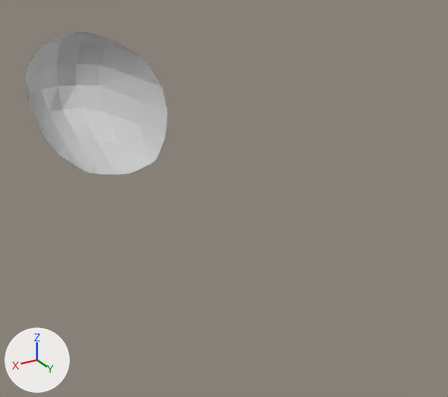
One commit to the Blender file blender/beam.blend: the scene before it, then after it.
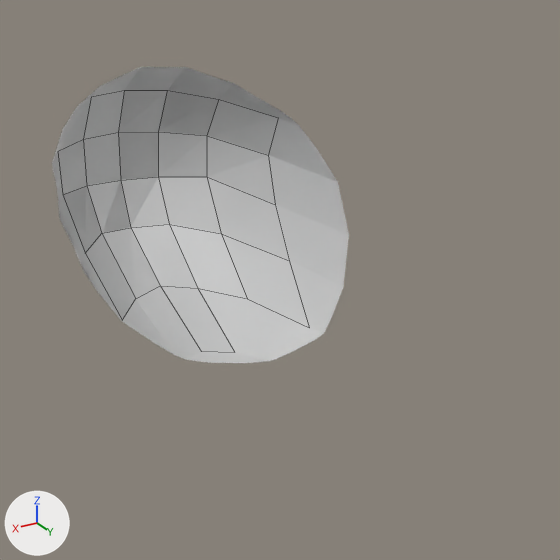
Each version appears first whole from a 50 mm camera at (1.918, 3.802, 1.543) aimed at (-0.383, -0.034, -0.374), and next in a close-up on the part from 0% to 60% of the width and 0% to 68% of the height. The lights are fixed; the arrows at lower left show +X, +Y and +Z. The older version's two pictures come first. The close-ups show mesh edges as thin lines. Everything nearer to the camera than a plane just in front of the edit is cut away.
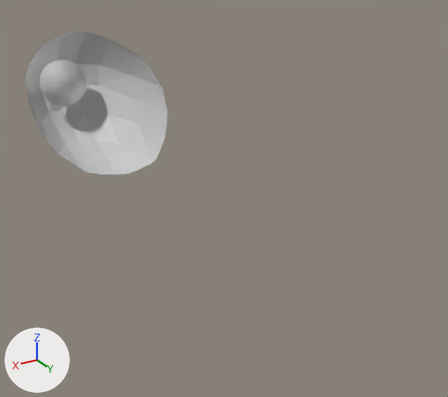
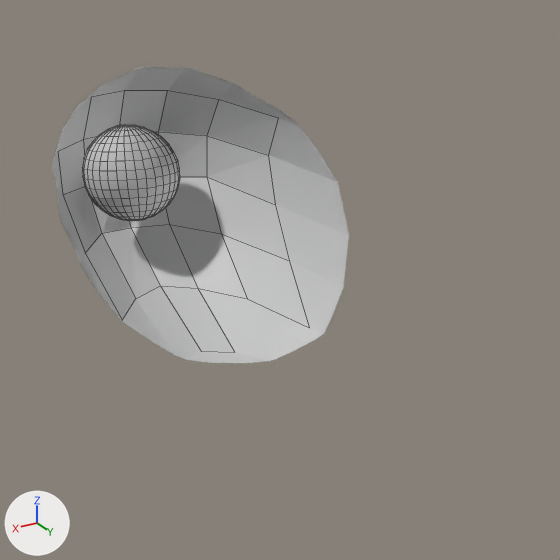
The newer file is also rescaled (x1.417), turned or shifted as a whole; pictures and numbers use the older file's frame.

Pixel boxes [x1, y1, x2, y2] of what changed, in the close-ups (560 x 560 px):
```json
{"object": "Sphere.001", "change": "added", "after": [82, 125, 180, 221]}
```

Edits to the scene script, one JSON object a line:
```json
{"op": "add", "block": "me_sphere_001", "code": ["me_sphere_001 = bpy.data.meshes.new('Sphere.001')", "me_sphere_001.from_pydata(...)  # a UV sphere (32 segments, 16 rings, poles along z) spanning x -1.0..1.0, y -1.0..1.0, z -1.0..1.0"]}
{"op": "add", "block": "ob_sphere_001", "code": ["ob_sphere_001 = bpy.data.objects.new('Sphere.001', me_sphere_001)", "ob_sphere_001.location = (0.027, -2.641, 0.079)", "ob_sphere_001.rotation_euler = (0.0749, 0.0, 0.0)  # degrees (4.3, 0, 0)", "ob_sphere_001.scale = (0.239, 0.239, 0.239)"]}
```
